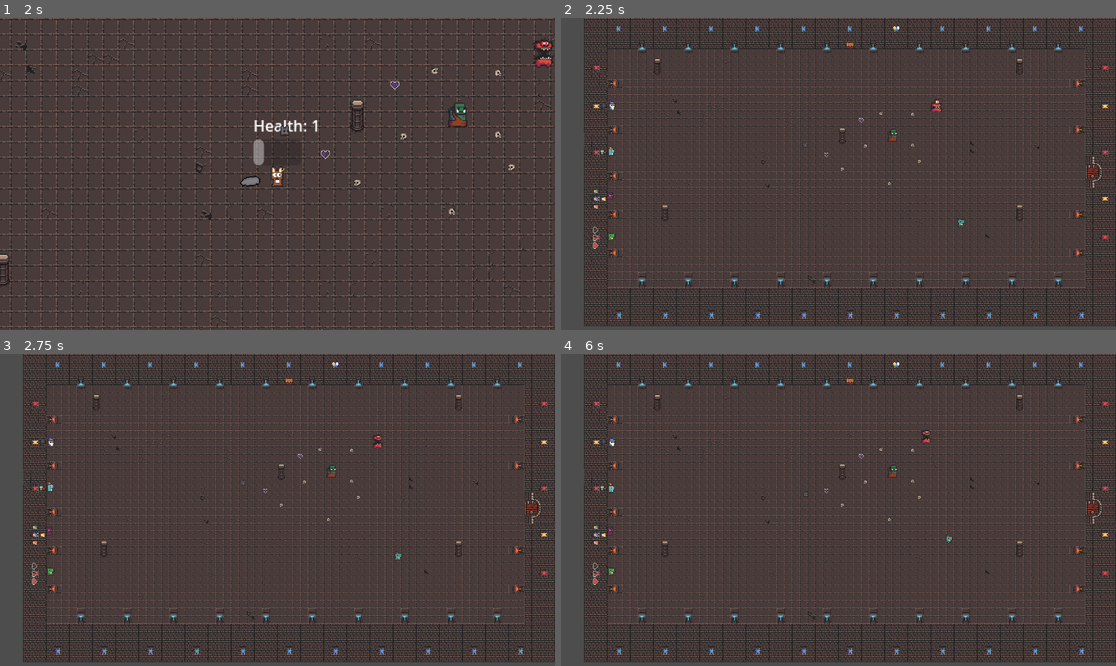
Above: before the commit, frames 1-4 (two rows, left to right).
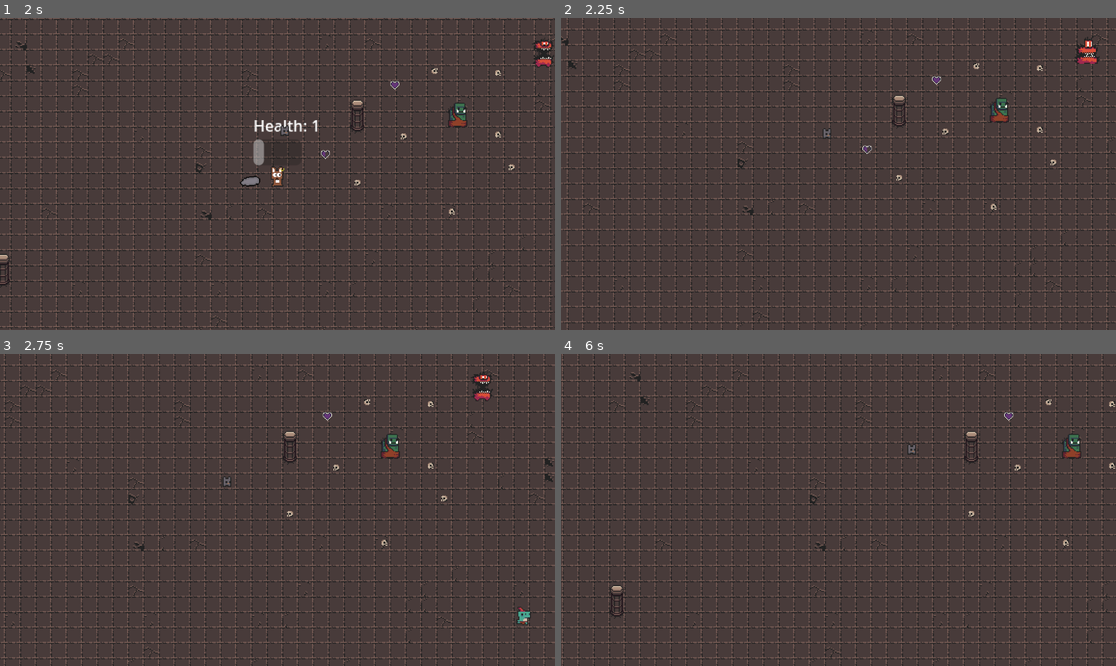
Above: after the commit, the same moments.

Repository: Naigma/proyecto_godot_2526
Game: Godot game, scene res://modules/levels/tutorial/tutorial.tscn
The game is run twice, just before and just after one commit, with the same random seed, the same clock (stepped at 60 frames per second) and the same inputs. The project has no main scene, so this scene is started directly.
Inputs (mouse positions are in pixels of both pictures, inside the frame that each line leads up to):
- Up to frame 1 (2 s): tap Enter (ui_accept) at 0.5, 1.52, 1.55, 1.82 s; move the mouse to (399, 158) at 0.52 s; hold D (right) 0.53-1.28 s; hold Enter (ui_accept) 0.53-1.28 s; move the mouse to (166, 189) at 1.27 s; hold S (down) from 1.28 s (still down); tap E (interact) at 1.35 s
- Up to frame 2 (2.25 s): move the mouse to (894, 105) at 2.02 s; release S (down) at 2.03 s; hold D (right) from 2.03 s (still down); hold Enter (ui_accept) from 2.03 s (still down)
- Up to frame 3 (2.75 s): keep holding D (right); keep holding Enter (ui_accept)
- Up to frame 4 (6 s): move the mouse to (810, 572) at 2.77 s; release D (right) at 2.78 s; release Enter (ui_accept) at 2.78 s; hold W (up) 2.78-3.53 s; tap E (interact) at 2.85, 4.35, 5.85 s; tap Enter (ui_accept) at 3.02, 3.05, 3.32, 4.52, 4.55, 4.82 s; move the mouse to (1005, 556) at 3.52 s; hold Enter (ui_accept) 3.53-4.28 s; hold A (left) 3.53-5.03 s; move the mouse to (672, 463) at 4.27 s; move the mouse to (866, 510) at 5.02 s; hold S (down) 5.03-5.78 s; hold Enter (ui_accept) 5.03-5.78 s; move the mouse to (755, 432) at 5.77 s; hold D (right) from 5.78 s (still down)

Frame 1 is identical in both runs. In frame 2, 30% of the frame differs, in the area x 0-100%, y 0-100%; in frame 3, 31%; in frame 4, 30%.
Error before the commit: Invalid access to property or key 'global_position' on a base object of type 'previously freed'. (res://modules/enemy_stupid/enemy_stupid_idle_state.gd:32)

Commit message:
Add hide instead queue_free

Diff:
--- a/modules/player/player.gd
+++ b/modules/player/player.gd
@@ -51,7 +51,7 @@
 		sprite_player.modulate = Color.WEB_GREEN
 
 	if health <= 0:
-		queue_free()
+		hide()
 
 	set_health_label()
 	set_health_bar()
